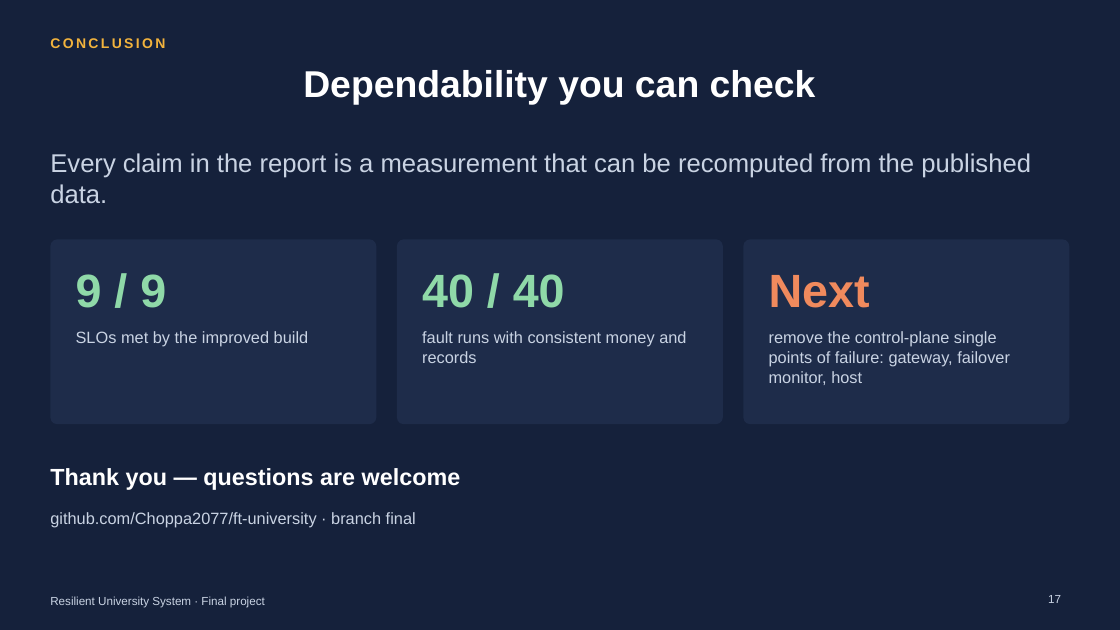
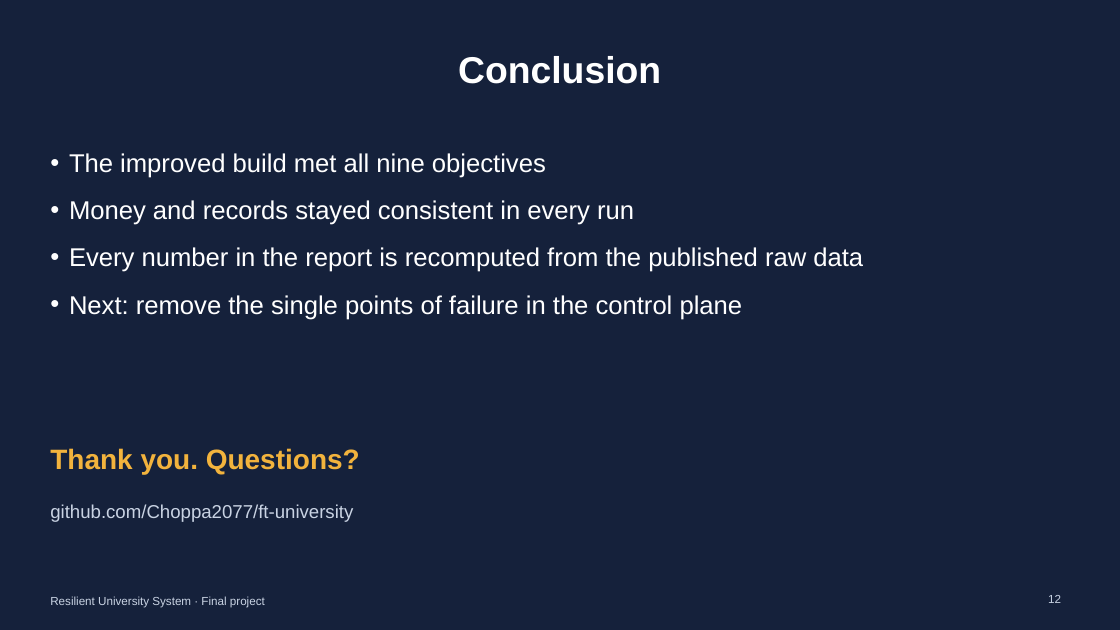
Before and after one commit to Choppa2077/ft-university, a slide deck: slide 12 of docs/final/Final_Presentation.pptx (slide 17 before the commit). Drawn at 1120x630 pixels with LibreOffice and Linux fonts; fonts in the diff are those of the drawing. Boxes give left, top, right and bottom in pixels: in the first picture for what was removed or moved away, otherwise in the second. Text is boxed around its words. In the diff, an @@ line names an element or a change of style, - is before the commit and + after.

```diff
--- a/docs/final/Final_Presentation.pptx
+++ b/docs/final/Final_Presentation.pptx
@@ title "Conclusion" at (458, 56, 661, 84): vertical alignment middle to top @@
@@ title at (458, 56, 661, 84): text changed; size 12 to 32 pt; text colour #F2B33D to #FFFFFF @@
-CONCLUSION
+Conclusion
@@ title removed at (303, 70, 816, 105) @@
-Dependability you can check
@@ text removed at (50, 153, 1031, 203) @@
-Every claim in the report is a measurement that can be recomputed from the published data.
@@ text added at (69, 153, 863, 320), 22 pt, text #FFFFFF @@
+• The improved build met all nine objectives
+• Money and records stayed consistent in every run
+• Every number in the report is recomputed from the published raw data
+• Next: remove the single points of failure in the control plane
@@ rounded rectangle removed at (50, 239, 376, 424) @@
@@ rounded rectangle removed at (397, 239, 723, 424) @@
@@ rounded rectangle removed at (744, 239, 1070, 424) @@
@@ text removed at (76, 274, 166, 308) @@
-9 / 9
@@ text removed at (422, 274, 565, 308) @@
-40 / 40
@@ text removed at (769, 275, 870, 308) @@
-Next
@@ text removed at (76, 331, 309, 347) @@
-SLOs met by the improved build
@@ text removed at (422, 331, 686, 363) @@
-fault runs with consistent money and records
@@ text removed at (769, 331, 1010, 385) @@
-remove the control-plane single points of failure: gateway, failover monitor, host
@@ text at (50, 448, 360, 474): text changed; size 20 to 24 pt; text colour #FFFFFF to #F2B33D @@
-Thank you — questions are welcome
+Thank you. Questions?
@@ text at (50, 504, 353, 522): text changed; size 14 to 16 pt @@
-github.com/Choppa2077/ft-university · branch final
+github.com/Choppa2077/ft-university
@@ page number at (1048, 595, 1061, 603): text changed @@
-17
+12
```
Also in this commit, not shown: 8 other slides changed, 3 slides added, 8 slides removed, 7 other files.
